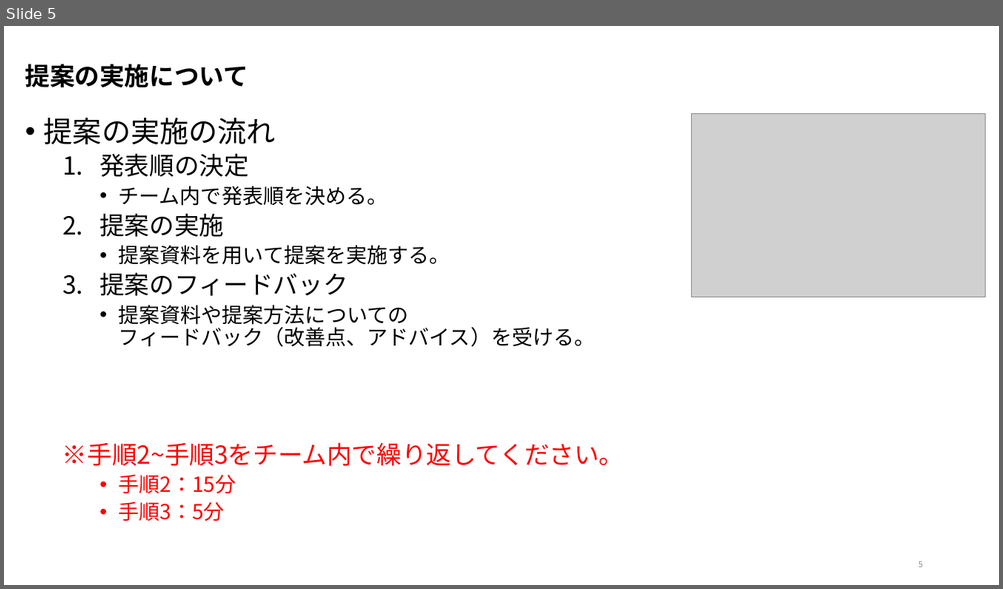
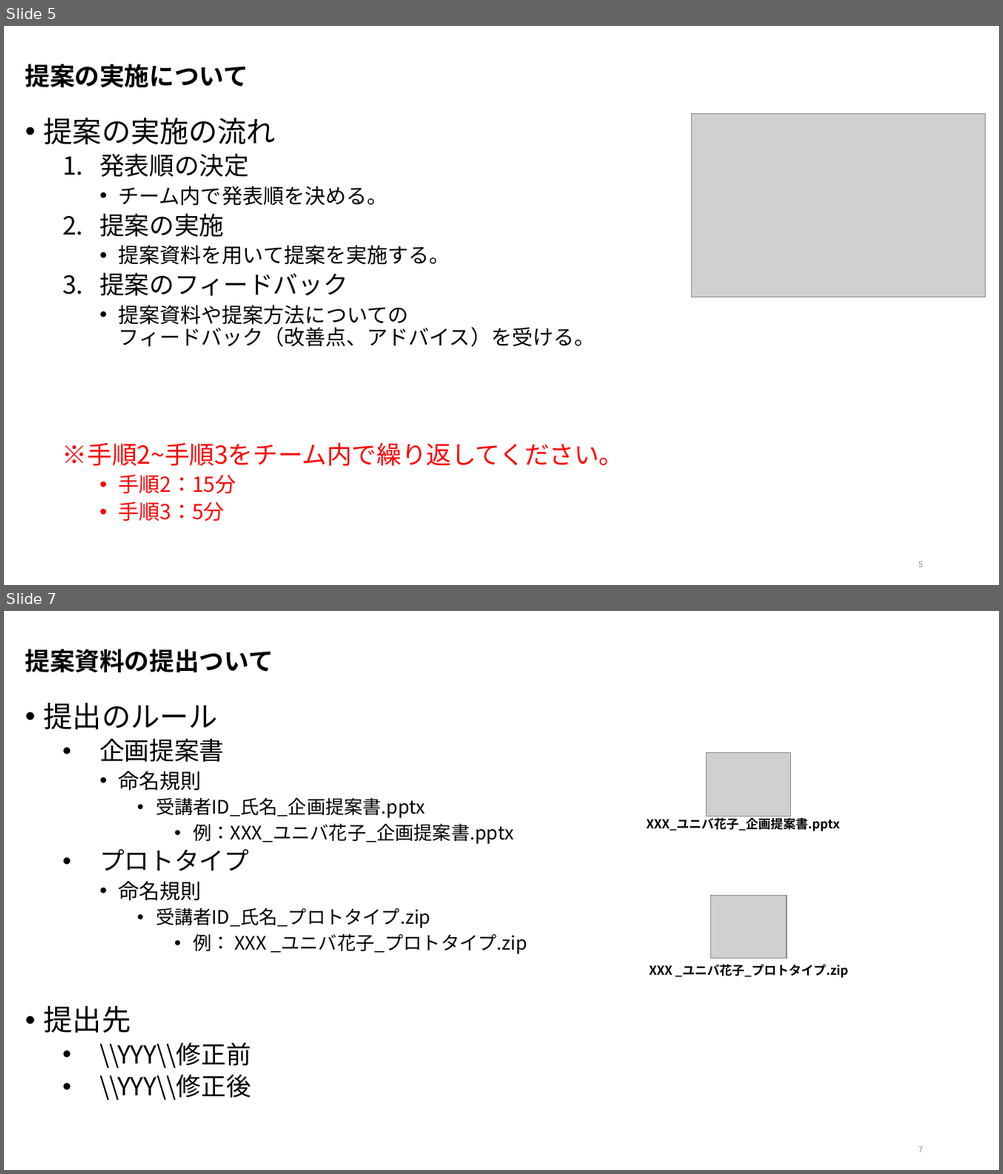
Before and after one commit to nishida2073/ai_navive, a slide deck: 00_オリエンテーション/【AI Native研修-提案】研修の概要.pptx. Shown one above the other, each under a label of ours: slide 5 before the commit, slides 5 and 7 after it; the slides between them are not shown. The pictures are 1003x589 and 1003x1174 pixels, drawn with LibreOffice and Linux fonts; fonts in the diff are those of the drawing; grey boxes stand for pictures. Boxes give left, top, right and bottom in pixels: in the first picture for what was removed or moved away, otherwise in the second. Text is boxed around its words. In the diff, an @@ line names an element or a change of style, - is before the commit and + after.

```diff
--- a/00_オリエンテーション/【AI Native研修-提案】研修の概要.pptx
+++ b/00_オリエンテーション/【AI Native研修-提案】研修の概要.pptx
@@ slide 7 added at (4, 611, 999, 1170), background #FFFFFF @@
@@ title added at (25, 649, 273, 672), 24 pt, text #000000, bold @@
+提案資料の提出ついて
@@ text added at (44, 703, 527, 1100), 18 pt, text #000000 @@
+• 提出のルール
+  • 企画提案書
+    • 命名規則
+      • 受講者ID_氏名_企画提案書.pptx
+        • 例：XXX_ユニバ花子_企画提案書.pptx
+  • プロトタイプ
+    • 命名規則
+      • 受講者ID_氏名_プロトタイプ.zip
+        • 例： XXX _ユニバ花子_プロトタイプ.zip
+• 提出先
+  • \\YYY\\修正前
+  • \\YYY\\修正後
@@ picture added at (706, 753, 791, 816) @@
@@ text added at (646, 816, 839, 832), 12 pt, text #000000, bold @@
+XXX_ユニバ花子_企画提案書.pptx
@@ picture added at (711, 895, 787, 959) @@
@@ text added at (649, 964, 848, 978), 12 pt, text #000000, bold @@
+XXX _ユニバ花子_プロトタイプ.zip
@@ page number added at (918, 1147, 922, 1153), 8 pt, text #8C8C8C @@
+7
```
Also in this commit, not shown: 2 slides changed.
